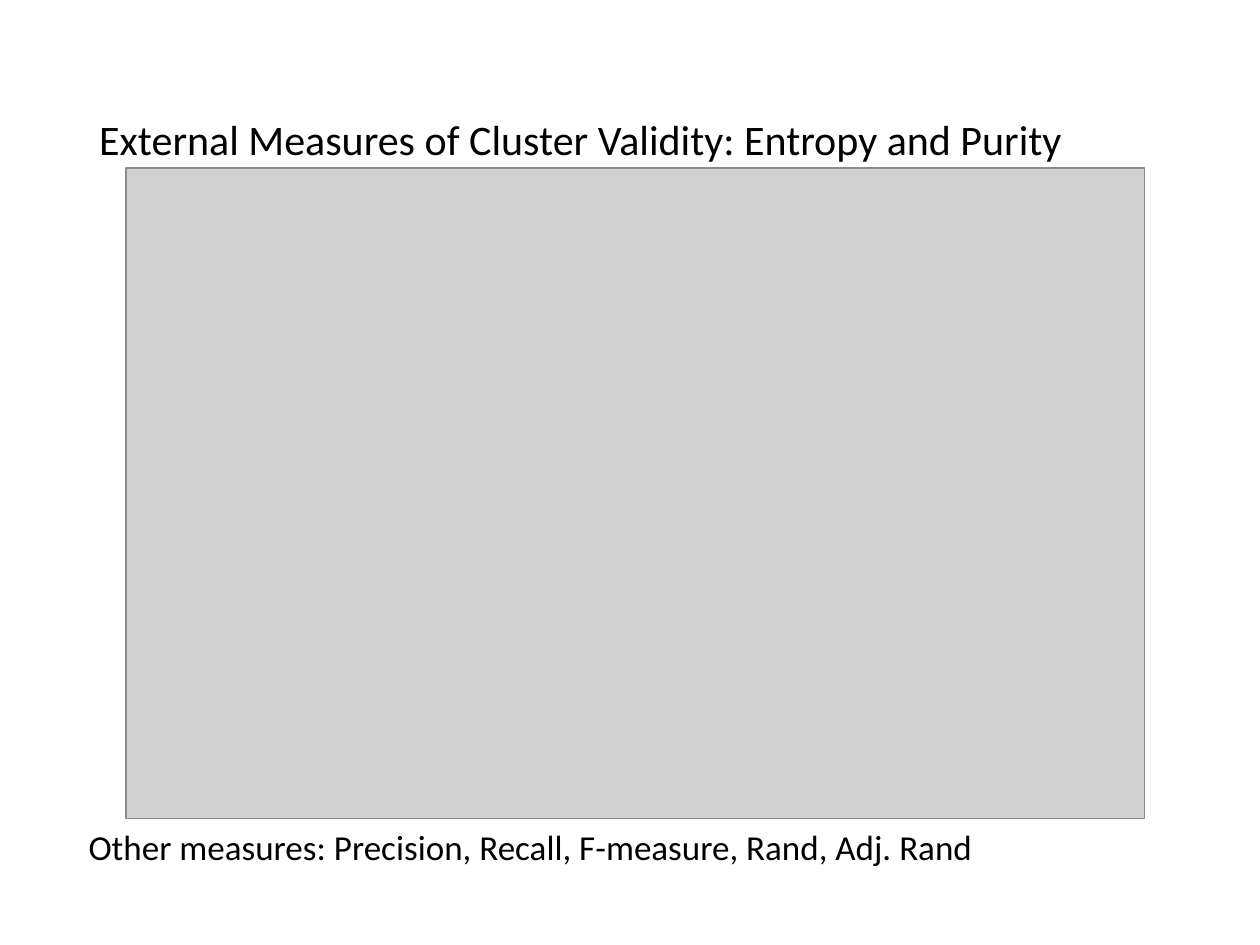
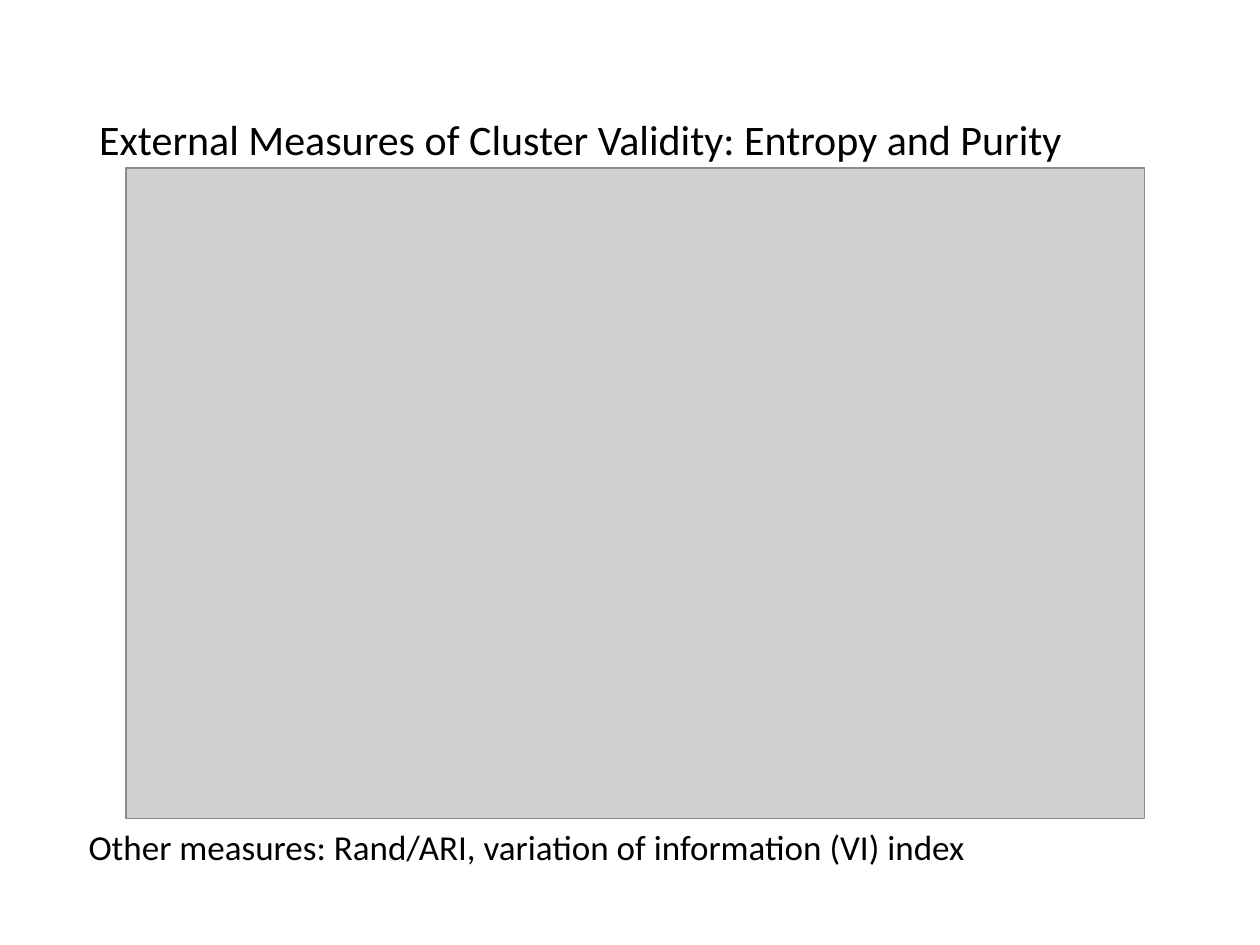
Before and after one commit to mhahsler/Introduction_to_Data_Mining_R_Examples, a slide deck: slide 89 of slides/chap7_basic_cluster_analysis.pptx. Drawn at 1260x945 pixels with LibreOffice and Linux fonts; fonts in the diff are those of the drawing; grey boxes stand for pictures. Boxes give left, top, right and bottom in pixels: in the first picture for what was removed or moved away, otherwise in the second. Text is boxed around its words. In the diff, an @@ line names an element or a change of style, - is before the commit and + after.

Commit message:
improved cluster evaluation.

```diff
--- a/slides/chap7_basic_cluster_analysis.pptx
+++ b/slides/chap7_basic_cluster_analysis.pptx
@@ text at <box>89,834,964,865</box>: text changed @@
-Other measures: Precision, Recall, F-measure, Rand, Adj. Rand
+Other measures: Rand/ARI, variation of information (VI) index
```
Also in this commit, not shown: 11 other slides changed, 1 slide removed, 26 other files.
